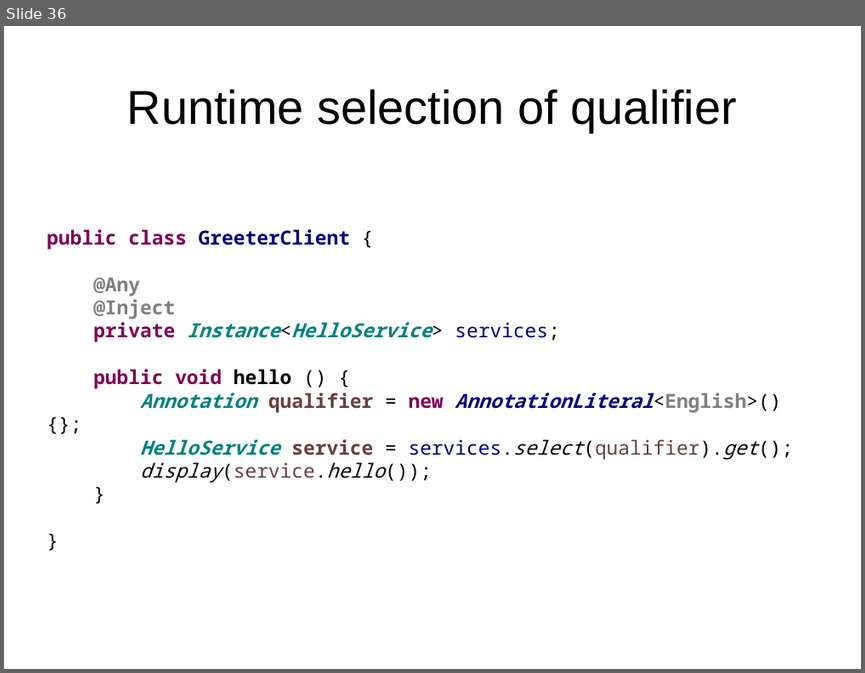
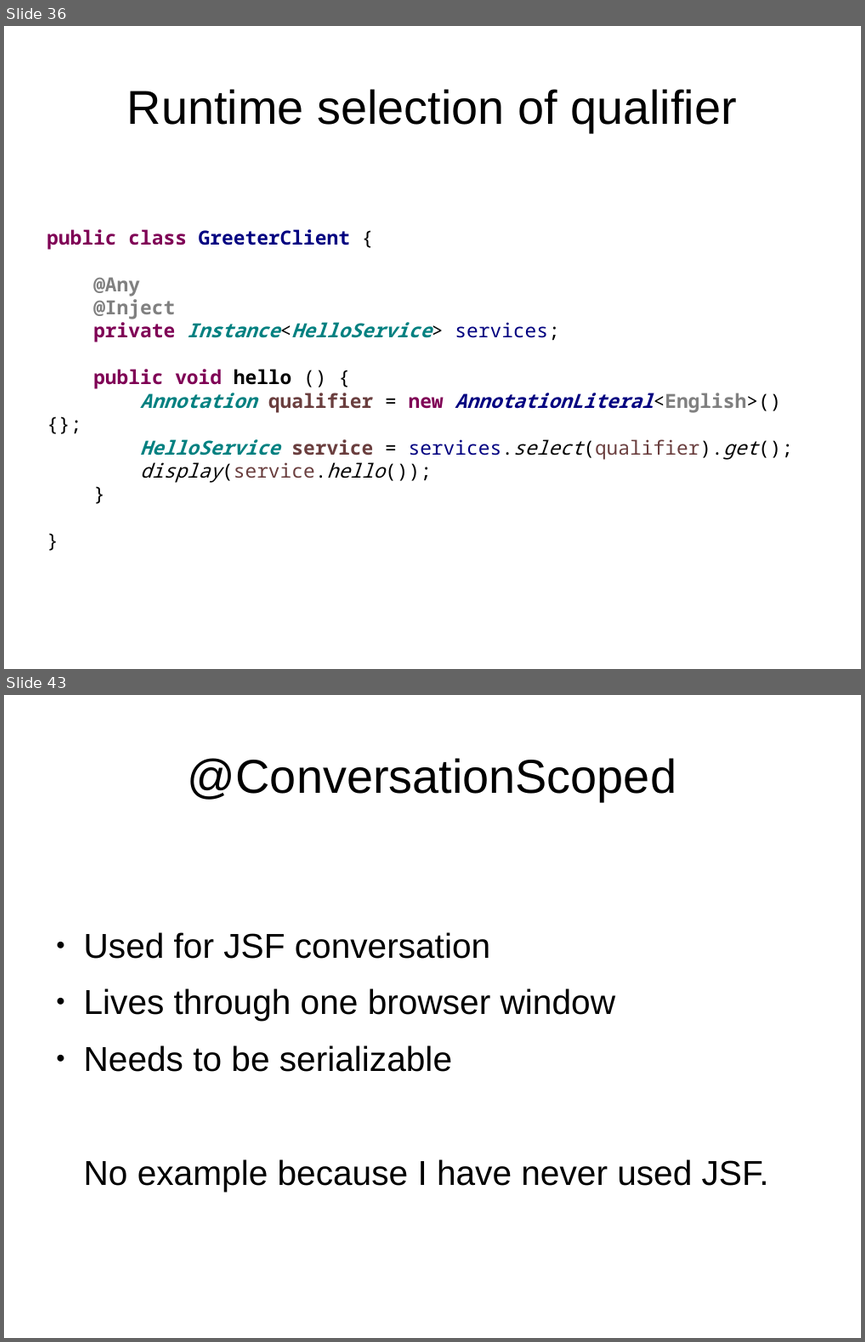
Before and after one commit to FrigoCoder/CDI, a slide deck: CDI.odp. Shown one above the other, each under a label of ours: slide 36 before the commit, slides 36 and 43 after it; the slides between them are not shown. The pictures are 865x673 and 865x1342 pixels, drawn with LibreOffice and Linux fonts; fonts in the diff are those of the drawing. Boxes give left, top, right and bottom in pixels: in the first picture for what was removed or moved away, otherwise in the second. Text is boxed around its words. In the diff, an @@ line names an element or a change of style, - is before the commit and + after.

```diff
--- a/CDI.odp
+++ b/CDI.odp
@@ slide 43 added at bbox=[4, 695, 861, 1338], background #FFFFFF @@
@@ title added at bbox=[188, 758, 676, 801], 44 pt, text #000000 @@
+@ConversationScoped
@@ text added at bbox=[84, 932, 769, 1191], 32 pt, text #000000 @@
+● Used for JSF conversation
+● Lives through one browser window
+● Needs to be serializable
+No example because I have never used JSF.
```
Also in this commit, not shown: 11 slides changed, 9 other slides added, 9 other files.
